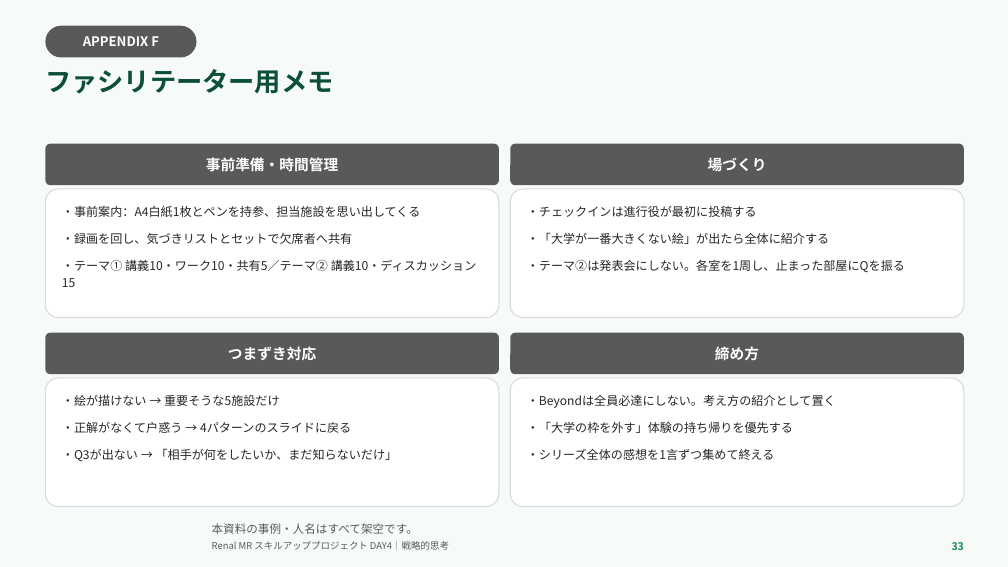
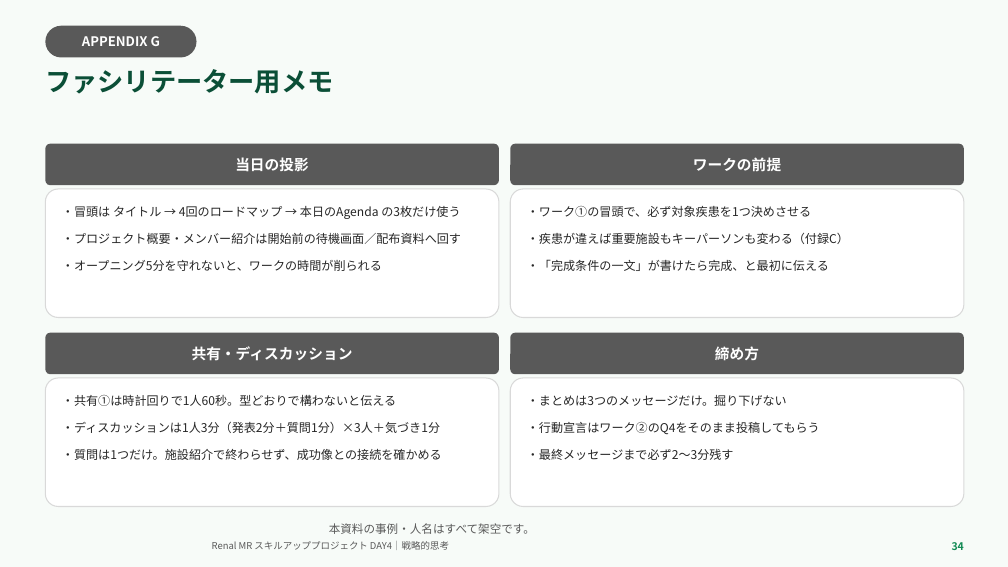
Before and after one commit to TAKUYA-1187/Claude, a slide deck: slide 34 of novartis_training/DAY4_ちょっと分かるだけで世界が変わる.pptx (slide 33 before the commit). Drawn at 1008x567 pixels with LibreOffice and Linux fonts; fonts in the diff are those of the drawing; background and template pictures are left out. Boxes give left, top, right and bottom in pixels: in the first picture for what was removed or moved away, otherwise in the second. Text is boxed around its words. In the diff, an @@ line names an element or a change of style, - is before the commit and + after.

```diff
--- a/novartis_training/DAY4_ちょっと分かるだけで世界が変わる.pptx
+++ b/novartis_training/DAY4_ちょっと分かるだけで世界が変わる.pptx
@@ text in rounded rectangle at <box>82,36,160,46</box>: text changed @@
-APPENDIX F
+APPENDIX G
@@ text in rounded rectangle at <box>235,157,309,172</box>: text changed @@
-事前準備・時間管理
+当日の投影
@@ text in rounded rectangle at <box>693,157,781,172</box>: text changed @@
-場づくり
+ワークの前提
@@ text in rounded rectangle at <box>62,206,461,271</box>: text changed @@
-・事前案内：A4白紙1枚とペンを持参、担当施設を思い出してくる
-・録画を回し、気づきリストとセットで欠席者へ共有
-・テーマ① 講義10・ワーク10・共有5／テーマ② 講義10・ディスカッション15
+・冒頭は タイトル → 4回のロードマップ → 本日のAgenda の3枚だけ使う
+・プロジェクト概要・メンバー紹介は開始前の待機画面／配布資料へ回す
+・オープニング5分を守れないと、ワークの時間が削られる
@@ text in rounded rectangle at <box>527,206,849,271</box>: text changed @@
-・チェックインは進行役が最初に投稿する
-・「大学が一番大きくない絵」が出たら全体に紹介する
-・テーマ②は発表会にしない。各室を1周し、止まった部屋にQを振る
+・ワーク①の冒頭で、必ず対象疾患を1つ決めさせる
+・疾患が違えば重要施設もキーパーソンも変わる（付録C）
+・「完成条件の一文」が書けたら完成、と最初に伝える
@@ text in rounded rectangle at <box>192,346,353,361</box>: text changed @@
-つまずき対応
+共有・ディスカッション
@@ text in rounded rectangle at <box>62,395,442,460</box>: text changed @@
-・絵が描けない → 重要そうな5施設だけ
-・正解がなくて戸惑う → 4パターンのスライドに戻る
-・Q3が出ない → 「相手が何をしたいか、まだ知らないだけ」
+・共有①は時計回りで1人60秒。型どおりで構わないと伝える
+・ディスカッションは1人3分（発表2分＋質問1分）×3人＋気づき1分
+・質問は1つだけ。施設紹介で終わらせず、成功像との接続を確かめる
@@ text in rounded rectangle at <box>527,395,820,460</box>: text changed @@
-・Beyondは全員必達にしない。考え方の紹介として置く
-・「大学の枠を外す」体験の持ち帰りを優先する
-・シリーズ全体の感想を1言ずつ集めて終える
+・まとめは3つのメッセージだけ。掘り下げない
+・行動宣言はワーク②のQ4をそのまま投稿してもらう
+・最終メッセージまで必ず2〜3分残す
@@ text "本資料の事例・人名はすべて架空です。": place and size @@
-text "本資料の事例・人名はすべて架空です。" at <box>212,523,418,534</box>
+text "本資料の事例・人名はすべて架空です。" at <box>329,523,535,534</box>
@@ text at <box>952,542,964,550</box>: text changed @@
-33
+34
```
Also in this commit, not shown: 19 other slides changed, 1 slide added, 2 other files.
